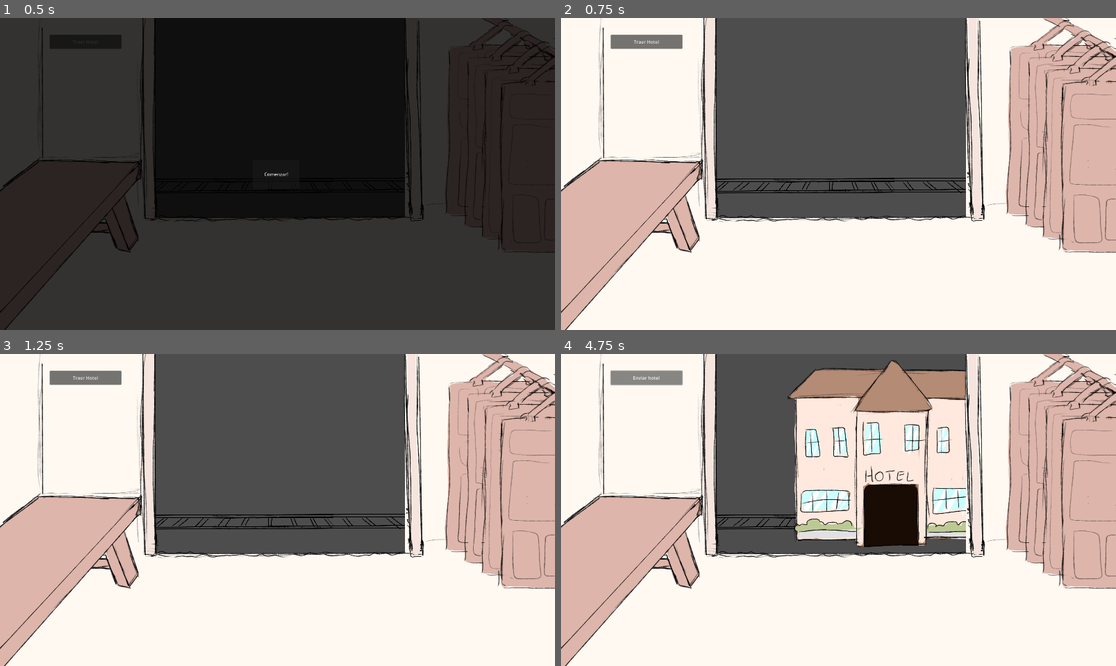
Above: before the commit, frames 1-4 (two rows, left to right).
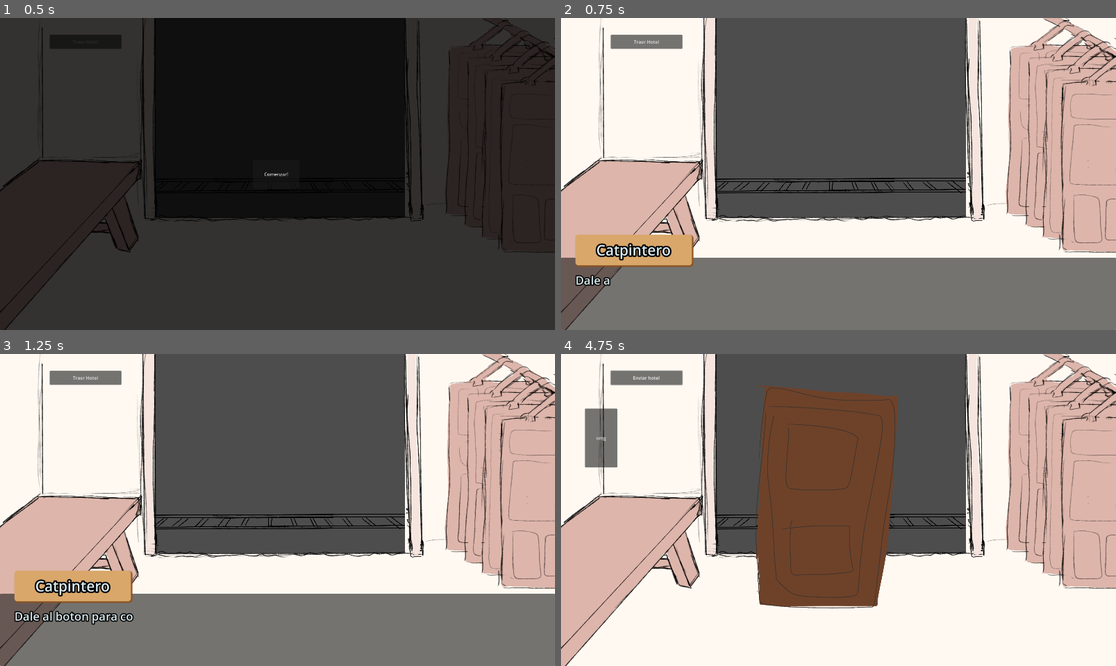
Above: after the commit, the same moments.

Repository: JavierLarre/game-jam-puertas
Game: Godot game, scene res://puertas.tscn
Same seed, same stepped clock (60 frames per second), same inputs: the game is played once before the commit and once after it.
Inputs (mouse positions are in pixels of both pictures, inside the frame that each line leads up to):
- Up to frame 1 (0.5 s): no input
- Up to frame 2 (0.75 s): click "Comenzar!" at 0.5 s
- Up to frame 3 (1.25 s): no input
- Up to frame 4 (4.75 s): click "Traer Hotel" at 1.25 s; click "Traer Hotel" at 2 s; click "Traer Hotel" at 2.75 s; move the mouse to (960, 494) at 3.52 s; click (960, 494) at 3.67 s; click "Enviar hotel" at 4.25 s

Frame 1 is identical in both runs. In frame 2, 25% of the frame differs, in the area x 0-100%, y 69-100%; in frame 3, 25%; in frame 4, 26%, in the area x 4-73%, y 2-82%.

Commit message:
boton no funciona

Diff:
--- a/dialogue/dialog.tscn
+++ b/dialogue/dialog.tscn
@@ -92,6 +92,7 @@
 stream = ExtResource("3_j5yfy")
 
 [node name="DebugSay" type="VBoxContainer" parent="."]
+visible = false
 anchors_preset = -1
 anchor_left = 0.933
 anchor_top = 0.589
--- a/ui/building_button.gd
+++ b/ui/building_button.gd
@@ -7,6 +7,7 @@
 	text = "Traer Hotel"
 
 func _pressed() -> void:
+	print("waos")
 	building_view.building_stopped_moving.connect(change_text)
 	if is_building_here:
 		building_view.send_building()
--- a/ui/carpinteria.gd
+++ b/ui/carpinteria.gd
@@ -1,4 +1,15 @@
 extends Control
+
+signal building_arrived
+signal building_sent
 
 func _ready() -> void:
 	$BuildingButton.building_view = $BuildingsView
+	$BuildingButton.z_index += 2
+	$BuildingsView.building_stopped_moving.connect(emit_building_signal)
+
+func emit_building_signal() -> void:
+	if $BuildingButton.is_building_here:
+		building_arrived.emit()
+	else:
+		building_sent.emit()
--- a/ui/carpinteria.tscn
+++ b/ui/carpinteria.tscn
@@ -30,6 +30,7 @@
 offset_right = 2.3999
 
 [node name="BuildingButton" type="Button" parent="."]
+layout_mode = 0
 offset_left = 172.0
 offset_top = 58.0
 offset_right = 420.0
--- a/ui/door_test.tscn
+++ b/ui/decorar_puerta.tscn
@@ -1,17 +1,18 @@
 [gd_scene load_steps=4 format=3 uid="uid://gno1bj3nssdf"]
 
-[ext_resource type="Script" uid="uid://cruy8gperf0so" path="res://door_test.gd" id="1_ckemi"]
-[ext_resource type="PackedScene" uid="uid://cfh5eoiimm3wx" path="res://ui/mouse_texture.tscn" id="2_unc8j"]
-[ext_resource type="Texture2D" uid="uid://bf3l6n6e2lia2" path="res://assets/puerta.png" id="3_floda"]
+[ext_resource type="Script" uid="uid://cruy8gperf0so" path="res://door_test.gd" id="1_qptrn"]
+[ext_resource type="Texture2D" uid="uid://bf3l6n6e2lia2" path="res://assets/puerta.png" id="2_yhva0"]
+[ext_resource type="PackedScene" uid="uid://cfh5eoiimm3wx" path="res://ui/mouse_texture.tscn" id="3_312pi"]
 
-[node name="door_test" type="Control"]
+[node name="DecorarPuerta" type="Control"]
 layout_mode = 3
 anchors_preset = 15
 anchor_right = 1.0
 anchor_bottom = 1.0
 grow_horizontal = 2
 grow_vertical = 2
-script = ExtResource("1_ckemi")
+mouse_filter = 2
+script = ExtResource("1_qptrn")
 
 [node name="TextureRect" type="TextureRect" parent="."]
 layout_mode = 1
@@ -20,11 +21,12 @@
 anchor_bottom = 1.0
 grow_horizontal = 2
 grow_vertical = 2
-texture = ExtResource("3_floda")
+mouse_filter = 2
+texture = ExtResource("2_yhva0")
 expand_mode = 1
 stretch_mode = 5
 
-[node name="MouseTexture" parent="." instance=ExtResource("2_unc8j")]
+[node name="MouseTexture" parent="." instance=ExtResource("3_312pi")]
 
 [node name="Control" type="Control" parent="."]
 layout_mode = 1
@@ -37,6 +39,7 @@
 offset_bottom = -159.0
 grow_horizontal = 2
 grow_vertical = 2
+mouse_filter = 1
 
 [node name="Button" type="Button" parent="."]
 layout_mode = 0
@@ -44,4 +47,5 @@
 offset_top = 189.0
 offset_right = 195.0
 offset_bottom = 393.0
+mouse_filter = 1
 text = "omg"
--- a/ui/ui.gd
+++ b/ui/ui.gd
@@ -5,6 +5,18 @@
 
 func _ready() -> void:
 	$Menu/Button.pressed.connect(remove_menu)
+	$Carpinteria.building_arrived.connect(show_puerta)
 
 func remove_menu() -> void:
 	remove_child($Menu)
+	$Dialog.visible = true
+	$Dialog.show_text("Catpintero", "Dale al boton para comenzar", $Dialog.SoundType.CAT)
+
+func _input(event: InputEvent) -> void:
+	if event is InputEventMouseButton:
+		if event.button_index == MOUSE_BUTTON_LEFT:
+			if $Dialog.visible:
+				$Dialog.visible = false
+
+func show_puerta():
+	$DecorarPuerta.visible = true
--- a/ui/ui.tscn
+++ b/ui/ui.tscn
@@ -1,13 +1,17 @@
-[gd_scene load_steps=4 format=3 uid="uid://cokm12bxydbix"]
+[gd_scene load_steps=5 format=3 uid="uid://cokm12bxydbix"]
 
 [ext_resource type="Script" uid="uid://beuddtkpfkmm6" path="res://ui/ui.gd" id="1_fyqef"]
 [ext_resource type="PackedScene" uid="uid://bmnljh31buonj" path="res://ui/carpinteria.tscn" id="2_wl5ax"]
+[ext_resource type="PackedScene" uid="uid://gno1bj3nssdf" path="res://ui/decorar_puerta.tscn" id="3_vkava"]
 [ext_resource type="PackedScene" uid="uid://pu20fbbg122j" path="res://dialogue/dialog.tscn" id="6_n5ude"]
 
 [node name="UI" type="CanvasLayer"]
 script = ExtResource("1_fyqef")
 
 [node name="Carpinteria" parent="." instance=ExtResource("2_wl5ax")]
+
+[node name="DecorarPuerta" parent="." instance=ExtResource("3_vkava")]
+visible = false
 
 [node name="Dialog" parent="." instance=ExtResource("6_n5ude")]
 visible = false
